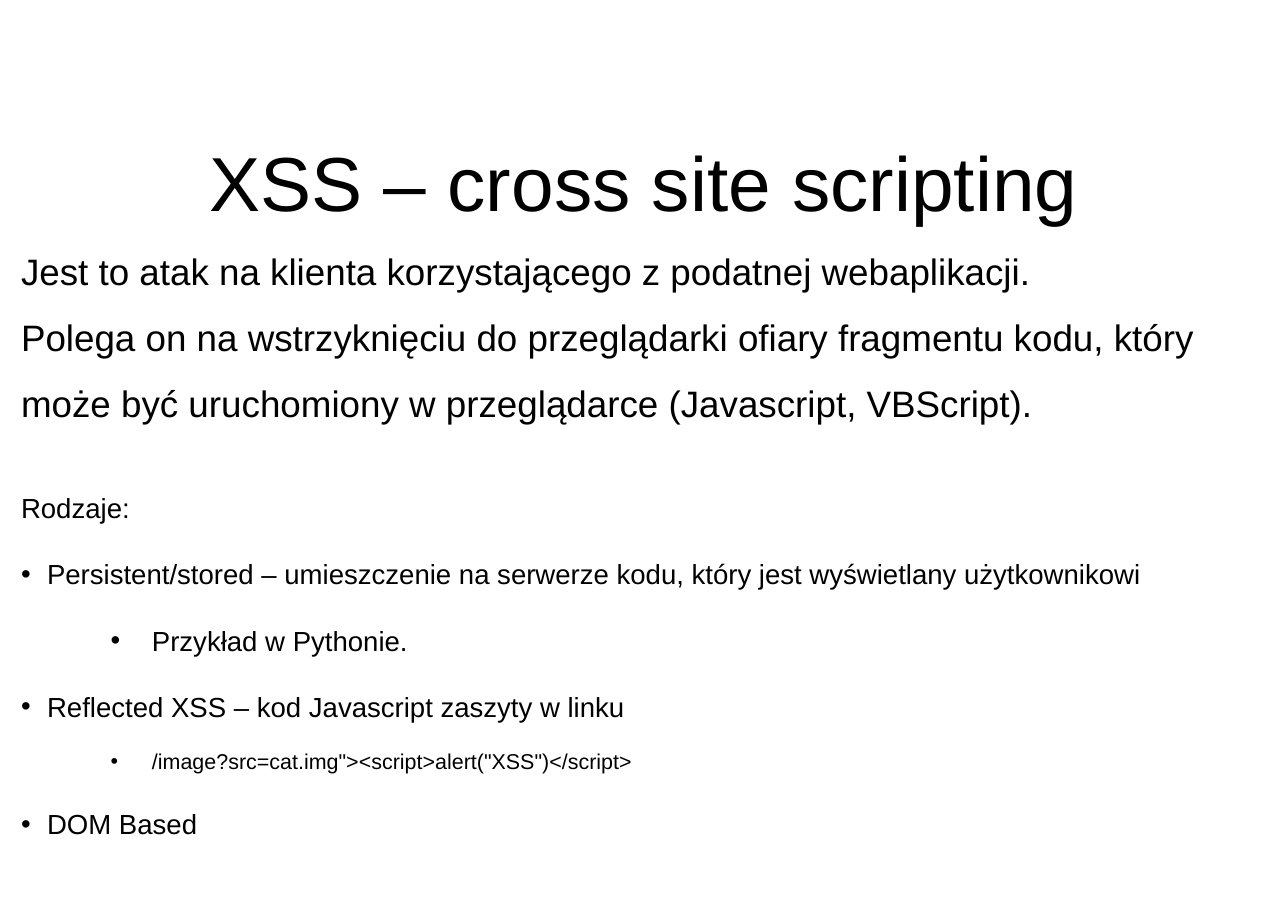
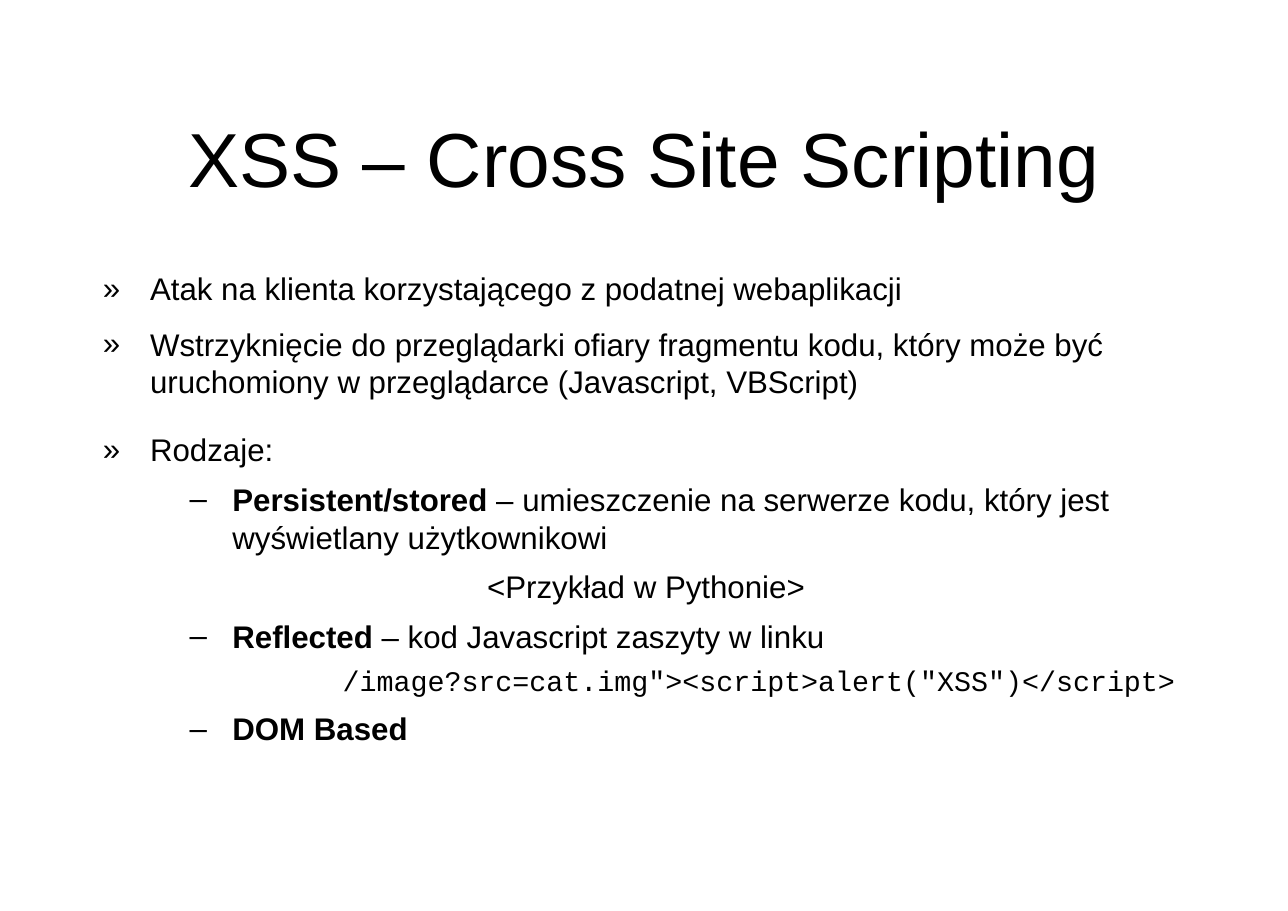
Before and after one commit to disconnect3d/websec_presentation, a slide deck: slide 6 of websec.ppt. Drawn at 1288x911 pixels with LibreOffice and Linux fonts; fonts in the diff are those of the drawing; background and template pictures are left out. Boxes give left, top, right and bottom in pixels: in the first picture for what was removed or moved away, otherwise in the second. Text is boxed around its words. In the diff, an @@ line names an element or a change of style, - is before the commit and + after.

Commit message:
PPT file cleanup & formatting

```diff
--- a/websec.ppt
+++ b/websec.ppt
@@ title at (x1=189, y1=131, x2=1099, y2=201): text changed @@
-XSS – cross site scripting
+XSS – Cross Site Scripting
@@ text "Atak na klienta korzystającego z ..." moved from (x1=21, y1=258, x2=1194, y2=835) to (x1=150, y1=277, x2=1175, y2=741) @@
@@ text at (x1=150, y1=277, x2=1103, y2=400): text changed; size 24 to 20.4 pt @@
-Jest to atak na klienta korzystającego z podatnej webaplikacji.
-Polega on na wstrzyknięciu do przeglądarki ofiary fragmentu kodu, który może być uruchomiony w przeglądarce (Javascript, VBScript).
+» Atak na klienta korzystającego z podatnej webaplikacji
+» Wstrzyknięcie do przeglądarki ofiary fragmentu kodu, który może być uruchomiony w przeglądarce (Javascript, VBScript)
@@ text at (x1=150, y1=438, x2=1175, y2=741): size 18 to 20.4 pt in "Rodzaje:", "Persistent/stored – umieszczenie na serwerze kodu, który ...", "DOM Based"; bold on in "Persistent/stored", "DOM Based"; size 14 to 18.5 pt, font Arial to Courier New in "/image?src=cat.img"><script>alert("XSS")</script>"; bullet none to »; line spacing 1.5 to 1; more space between paragraphs; bullet • to –; list level 1 to 2 in "Persistent/stored – umieszczenie na serwerze ..."; line spacing 2 to 1; bullet • to none; line spacing 2 to 0.9; list level 1 to 2 in "DOM Based" @@
@@ text at (x1=232, y1=575, x2=824, y2=654): text changed; size 18 to 20.4 pt @@
-  • Przykład w Pythonie.
-• Reflected XSS – kod Javascript zaszyty w linku
+    <Przykład w Pythonie>
+  – Reflected – kod Javascript zaszyty w linku
```
Also in this commit, not shown: 7 other slides changed, 1 slide added.
